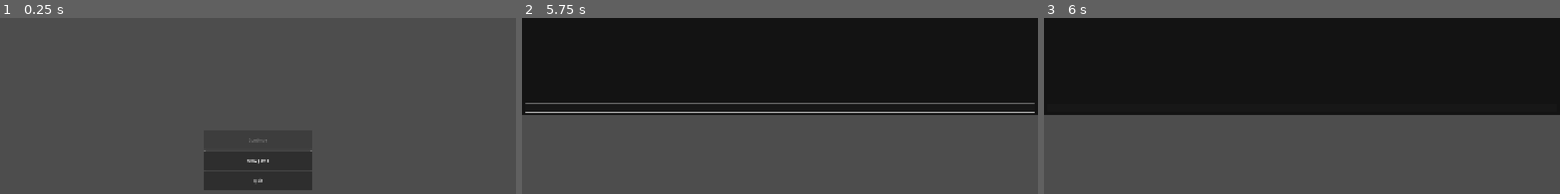
Above: before the commit, frames 1-3 (left to right).
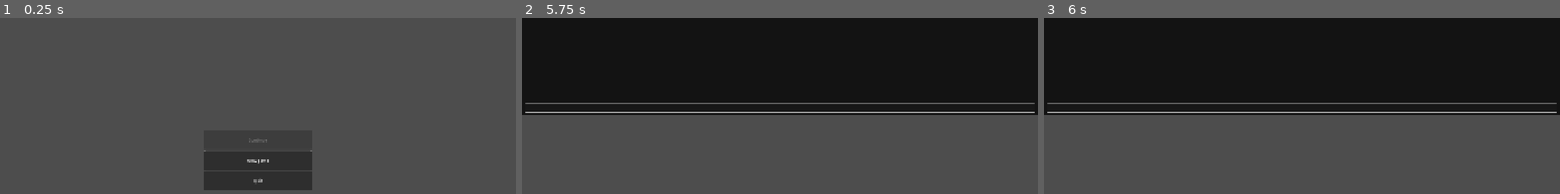
Above: after the commit, the same moments.

Repository: Himkush1414/afterglow-road
Game: Godot game, scene res://scenes/boot.tscn
Two runs of this game, one before a commit and one after it. Both use one fixed random seed, a clock stepped at 60 frames per second and the inputs below.
Inputs (mouse positions are in pixels of both pictures, inside the frame that each line leads up to):
- Up to frame 1 (0.25 s): no input
- Up to frame 2 (5.75 s): click "New game" at 0.5 s; tap Enter at 1.25, 2.75, 4.25 s; move the mouse to (893, 148) at 1.27 s; hold D (move_right) 1.28-2 s; tap E (interact) at 1.35, 3.05, 4.55 s; click (893, 148) at 1.42 s; tap Space (jump) at 1.52, 2, 3.5, 4.52 s; drag from (676, 176) to (outside the picture) at 2.02 s; move the mouse to (831, 98) at 2.77 s; hold D (move_right) 2.78-3.5 s; tap 2 (belt_2) at 2.85 s; drag from (outside the picture) to (625, 118) at 3.52 s; move the mouse to (outside the picture) at 4.27 s; hold A (move_left) 4.28-5 s; tap 4 (belt_4) at 4.35 s; tap ` (console) at 4.9 s; drag from (625, 118) to (702, 90) at 5.02 s
- Up to frame 3 (6 s): tap Space (jump) at 5.75 s; move the mouse to (1327, 162) at 5.77 s; hold Escape (back) from 5.78 s (still down); tap 6 (belt_6) at 5.85 s; click (1327, 162) at 5.92 s

Frames 1-2 are identical in both runs. In frame 3, 1.4% of the frame differs, in the area x 0-100%, y 48-55%.

Commit message:
fix: keep keys typed into text fields out of the input router
Key presses are ignored while a text field has focus, except the console
key; releases still pass so no key stays held.

Co-Authored-By: Claude Opus 5.5 <noreply@anthropic.com>

Diff:
--- a/game/src/core/input_router.gd
+++ b/game/src/core/input_router.gd
@@ -45,7 +45,20 @@
 
 
 func _input(event: InputEvent) -> void:
+	if _typing(event):
+		return
 	handle_event(event)
+
+
+## True for a key press while a text field has focus (the console line):
+## such keys are text, not intents. Releases still pass so nothing sticks;
+## the console key passes so the console can close.
+func _typing(event: InputEvent) -> bool:
+	if not (event is InputEventKey and event.is_pressed()) or not is_inside_tree():
+		return false
+	var focus := get_viewport().gui_get_focus_owner()
+	var text_field := focus is LineEdit or focus is TextEdit
+	return text_field and not event.is_action(&"console")
 
 
 func _process(delta: float) -> void:
--- a/game/src/tests/test_core_input_router.gd
+++ b/game/src/tests/test_core_input_router.gd
@@ -166,3 +166,32 @@
 	Input.flush_buffered_events()
 	await tree.process_frame
 	check_eq(InputRouter.move_vector(), Vector2.ZERO, "W released")
+
+
+func test_keys_typed_into_a_text_field_are_not_intents() -> void:
+	var field := LineEdit.new()
+	tree.root.add_child(field)
+	field.grab_focus()
+	var seen: Array[String] = []
+	var on_intent := func(n: StringName, k: StringName) -> void: seen.append("%s:%s" % [n, k])
+	InputRouter.intent.connect(on_intent)
+	var e: InputEvent = InputRouter.event_from_id("key:%d" % KEY_E)
+	InputRouter._input(e)
+	check_eq(seen, [] as Array[String], "press while typing ignored")
+	InputRouter._input(_released(e))
+	check_eq(seen, [] as Array[String], "release passes but nothing was held")
+	var esc: InputEvent = InputRouter.event_from_id("key:%d" % KEY_ESCAPE)
+	InputRouter._input(esc)
+	check_eq(seen, [] as Array[String], "escape is text here too")
+	var tilde: InputEvent = InputRouter.event_from_id("key:%d" % KEY_QUOTELEFT)
+	InputRouter._input(tilde)
+	check_eq(seen, ["console:press"] as Array[String], "the console key still passes")
+	InputRouter._input(_released(tilde))
+	seen.clear()
+	field.release_focus()
+	InputRouter._input(e)
+	InputRouter._input(_released(e))
+	InputRouter.advance(0.0)
+	check(seen.has("interact:tap"), "without focus the key is an intent: %s" % [seen])
+	InputRouter.intent.disconnect(on_intent)
+	field.queue_free()
